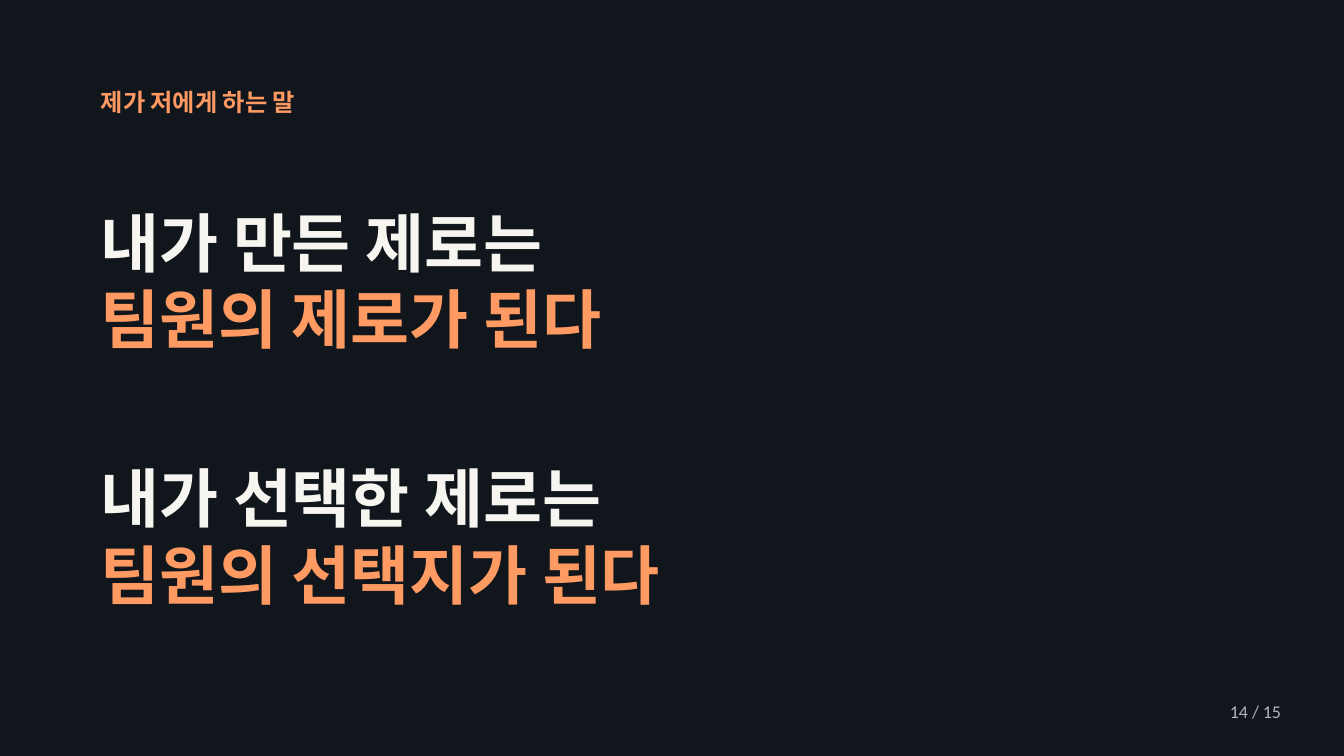
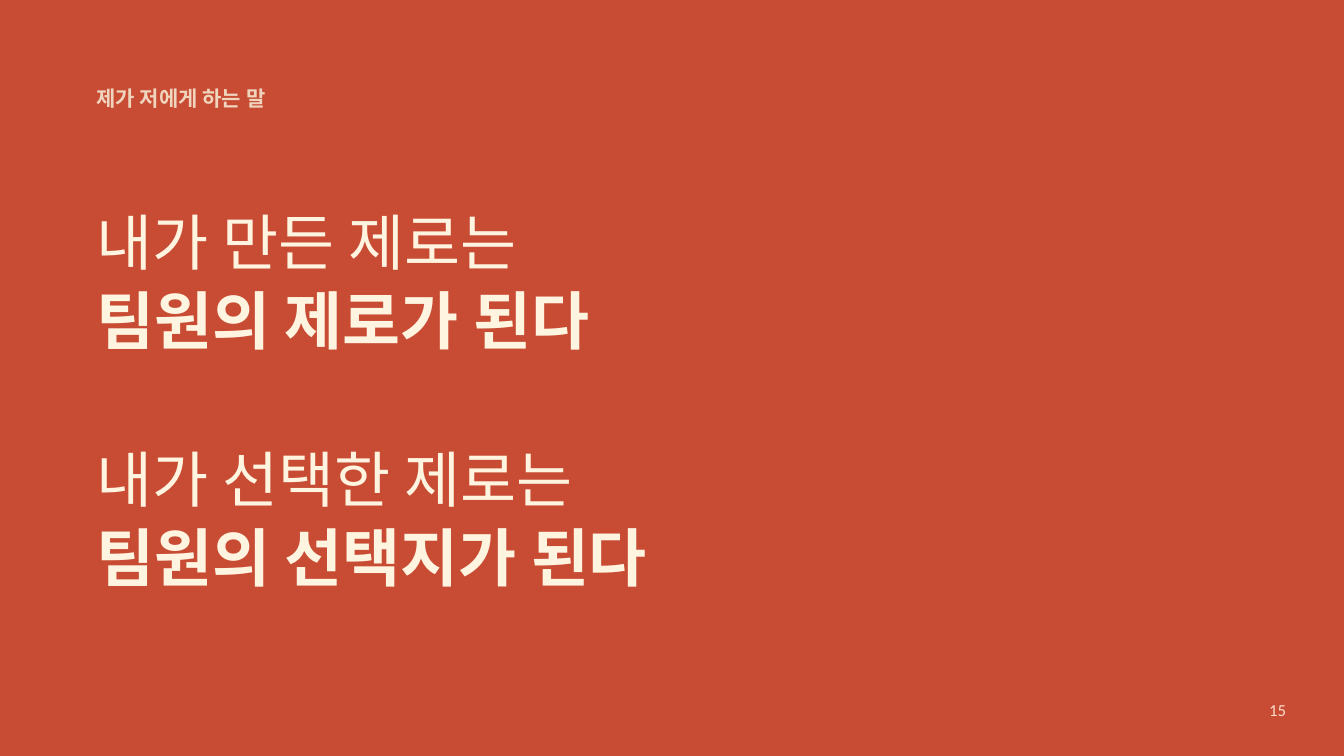
Before and after one commit to jaeyoung5178-bot/Presence, a slide deck: slide 15 of education/mentality/nozero400/NoZero-400Days.pptx (slide 14 before the commit). Drawn at 1344x756 pixels with LibreOffice and Linux fonts; fonts in the diff are those of the drawing. Boxes give left, top, right and bottom in pixels: in the first picture for what was removed or moved away, otherwise in the second. Text is boxed around its words. In the diff, an @@ line names an element or a change of style, - is before the commit and + after.

```diff
--- a/education/mentality/nozero400/NoZero-400Days.pptx
+++ b/education/mentality/nozero400/NoZero-400Days.pptx
@@ background #11151C to #C84B34 @@
@@ text "제가 저에게 하는 말" at [97,88,265,108]: size 17.2 to 15 pt, text colour #FF9B62 to #F0D5BE @@
@@ text added at [97,214,516,270], 43.5 pt, text #FFF4DF @@
+내가 만든 제로는
@@ text at [101,213,542,273]: paragraph removed @@
-내가 만든 제로는
@@ text "팀원의 제로가 된다" at [97,291,589,350]: size 45.8 to 45 pt, text colour #FF9B62 to #FFF4DF @@
@@ text "팀원의 제로가 된다": place and size @@
-text "팀원의 제로가 된다" at [101,213,601,349]
+text "팀원의 제로가 된다" at [97,291,589,350]
@@ text added at [97,451,572,507], 43.5 pt, text #FFF4DF @@
+내가 선택한 제로는
@@ text at [101,468,601,528]: paragraph removed @@
-내가 선택한 제로는
@@ text "팀원의 선택지가 된다": place and size @@
-text "팀원의 선택지가 된다" at [101,468,660,605]
+text "팀원의 선택지가 된다" at [97,528,647,587]
@@ text "팀원의 선택지가 된다" at [97,528,647,587]: size 45.8 to 45 pt, text colour #FF9B62 to #FFF4DF @@
@@ text at [1269,705,1286,716]: text changed; size 12.8 to 12 pt; text colour #AEB5C1 to #F8DCCB @@
-14 / 15
+15
```
Also in this commit, not shown: 14 other slides changed, 1 slide added, 18 other files.
